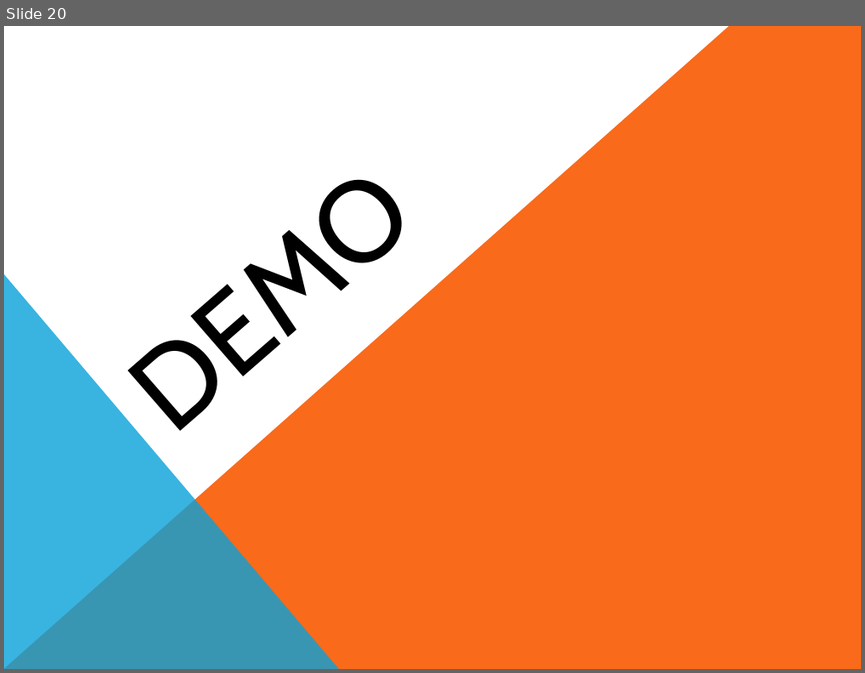
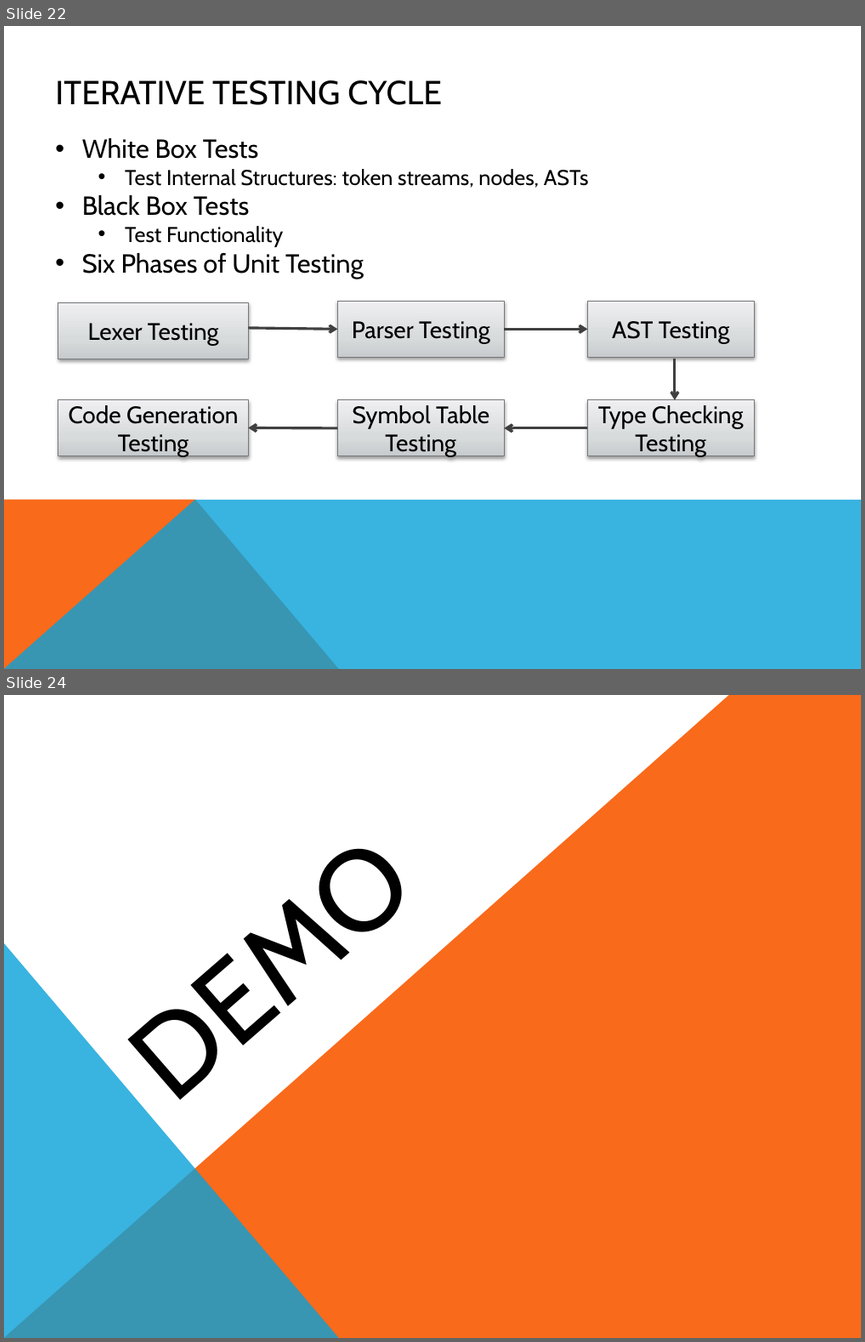
Before and after one commit to smessing/Hog, a slide deck: demo/demo.pptx. Shown one above the other, each under a label of ours: slide 20 before the commit, slides 22 and 24 after it; the slides between them are not shown. The pictures are 865x673 and 865x1342 pixels, drawn with LibreOffice and Linux fonts; fonts in the diff are those of the drawing. Boxes give left, top, right and bottom in pixels: in the first picture for what was removed or moved away, otherwise in the second. Text is boxed around its words. In the diff, an @@ line names an element or a change of style, - is before the commit and + after.

```diff
--- a/demo/demo.pptx
+++ b/demo/demo.pptx
@@ slide 22 added at box(4, 26, 861, 669), background #FFFFFF @@
@@ title added at box(55, 80, 442, 105), 28 pt, text #000000 @@
+ITERATIVE TESTING CYCLE
@@ text added at box(82, 138, 589, 278), 18 pt, text #000000 @@
+• White Box Tests
+  • Test Internal Structures: token streams, nodes, ASTs
+• Black Box Tests
+  • Test Functionality
+• Six Phases of Unit Testing
@@ rectangle added at box(58, 303, 248, 359), fill gradient #C9CBCD to #D9DADC to #F0F1F2, outline #76787B 0.75 pt, 20 pt, text #000000 @@
+Lexer Testing
@@ rectangle added at box(337, 301, 504, 358), fill gradient #C9CBCD to #D9DADC to #F0F1F2, outline #76787B 0.75 pt, 20 pt, text #000000 @@
+Parser Testing
@@ rectangle added at box(587, 301, 754, 358), fill gradient #C9CBCD to #D9DADC to #F0F1F2, outline #76787B 0.75 pt, 20 pt, text #000000 @@
+AST Testing
@@ arrow added from (248, 328) to (337, 329), #404040 2.25 pt @@
@@ arrow added from (505, 329) to (587, 329), #404040 2.25 pt @@
@@ arrow added from (675, 358) to (675, 399), #404040 2.25 pt @@
@@ rectangle added at box(58, 399, 248, 456), fill gradient #C9CBCD to #D9DADC to #F0F1F2, outline #76787B 0.75 pt, 20 pt, text #000000 @@
+Code Generation
+Testing
@@ rectangle added at box(337, 399, 504, 456), fill gradient #C9CBCD to #D9DADC to #F0F1F2, outline #76787B 0.75 pt, 20 pt, text #000000 @@
+Symbol Table Testing
@@ rectangle added at box(587, 399, 754, 456), fill gradient #C9CBCD to #D9DADC to #F0F1F2, outline #76787B 0.75 pt, 20 pt, text #000000 @@
+Type Checking Testing
@@ arrow added from (337, 428) to (248, 428), #404040 2.25 pt @@
@@ arrow added from (587, 428) to (505, 428), #404040 2.25 pt @@
@@ freeform shape added at box(4, 499, 339, 669), fill #F96A1B @@
@@ freeform shape added at box(4, 499, 861, 669), fill #08A1D9 at 80% opacity @@
@@ what was slide 20 is now slide 24 @@
```
Also in this commit, not shown: 1 slide changed, 6 other slides added.
